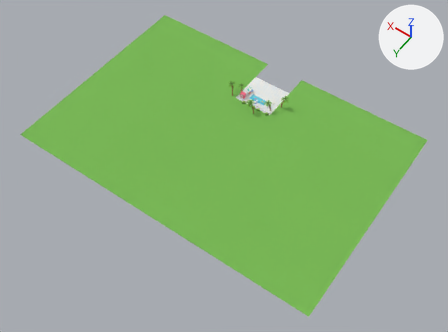
The glTF model environments/pool.glb: old version first, new version second.
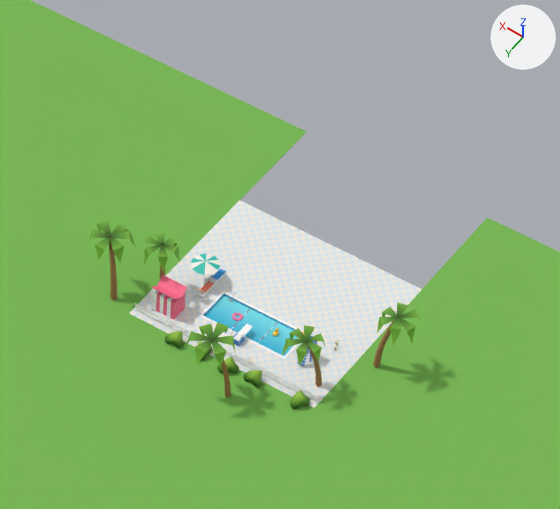
Each version appears first whole from a 50 mm lens placed at (-112.7, 192.2, 225.1), pointed at (-7.5, 44.9, -6.3), and next in a close-up on the part from 47% to 70% of the width and 12% to 40% of the height. The axes (+X, +Y, +Z) are drawn at upper right. The lights are the same throughout. The older version's two pictures come first. Where no turn or scale is listed for an object, it has been applied to the vertices. Vertices at exactly the same position are counted once.

Before the edit, the objects in view are built like this:
```python
me_lawn = bpy.data.meshes.new('Lawn')
me_lawn.from_pydata(...)  # 8 vertices, 12 faces; spans x -80.0..80.0, y -40.0..40.0, z 0.0
me_lawn.materials.append(mat_grassmat)  # green #77b851
me_palmtree_lod1 = bpy.data.meshes.new('PalmTree_LOD1')
me_palmtree_lod1.from_pydata(...)  # 50 vertices, 50 faces; spans x -0.32..3.53, y -0.22..6.45, z -2.62..1.79
me_palmtree_lod1.materials.append(mat_propvertexmat)
ob_lawn = bpy.data.objects.new('Lawn', me_lawn)
ob_lawn.location = (0.0, 50.12, -0.03)
ob_palm0 = bpy.data.objects.new('Palm0', me_palmtree_lod1)
ob_palm0.location = (-9.0, 7.6, 0.0)
ob_palm0.rotation_euler = (1.571, 0.0, 0.349)  # degrees (90, 0, 20)
ob_palm0.scale = (0.95, 0.95, 0.95)
ob_palm1 = bpy.data.objects.new('Palm1', me_palmtree_lod1)
ob_palm1.location = (10.4, 4.6, 0.0)
ob_palm1.rotation_euler = (1.571, 0.0, 1.745)  # degrees (90, 0, 100)
ob_palm1.scale = (0.9, 0.9, 0.9)
ob_palm2 = bpy.data.objects.new('Palm2', me_palmtree_lod1)
ob_palm2.location = (-12.0, 2.5, 0.0)
ob_palm2.rotation_euler = (1.571, 0.0, -2.793)  # degrees (90, 0, -160)
ob_palm3 = bpy.data.objects.new('Palm3', me_palmtree_lod1)
ob_palm3.location = (12.5, 9.5, 0.0)
ob_palm3.rotation_euler = (1.571, 0.0, -1.047)  # degrees (90, 0, -60)
ob_palm3.scale = (1.05, 1.05, 1.05)
ob_palm4 = bpy.data.objects.new('Palm4', me_palmtree_lod1)
ob_palm4.location = (-3.0, 13.5, 0.0)
ob_palm4.rotation_euler = (1.571, 0.0, 0.0)  # degrees (90, 0, 0)
ob_palm4.scale = (1.1, 1.1, 1.1)
# also in view: 'LawnR' at (45.1, -4.9, 0.0); 'LawnL' at (-45.1, -4.9, 0.0); 'Floor' at (0.0, 1.0, 0.0); 'Water' at (0.0, 4.8, -0.2)
```
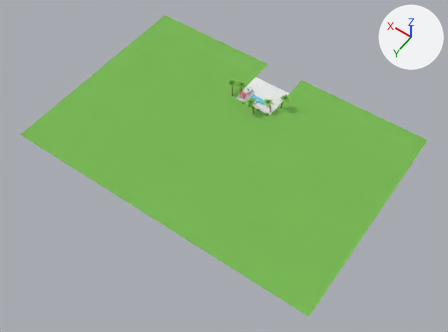
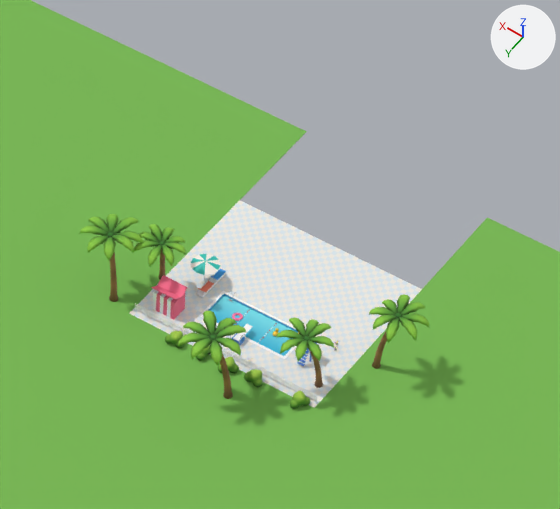
Pixel boxes [x1, y1, x2, y2] of what changed, in the close-ups (560 x 509 px):
'Palm4', reshaped (32% wider, 18% taller)
    before: [184, 322, 236, 397]
    after: [178, 310, 247, 399]
'Palm3', reshaped (30% wider, 9% taller)
    before: [87, 220, 136, 301]
    after: [79, 214, 143, 302]
'Palm2', reshaped (24% wider, 14% taller)
    before: [373, 303, 421, 368]
    after: [369, 295, 429, 369]
'Palm0', reshaped (34% wider, 13% taller)
    before: [282, 325, 325, 387]
    after: [276, 318, 334, 388]
'Palm1', reshaped (42% wider, 24% taller)
    before: [143, 234, 180, 279]
    after: [133, 224, 186, 280]
part 1 of me_palmtree_lod1, added
    after: [108, 232, 402, 341]
part 2 of me_palmtree_lod1, added
    after: [79, 225, 410, 361]
part 3 of me_palmtree_lod1, added
    after: [87, 235, 397, 366]
part 4 of me_palmtree_lod1, added
    after: [103, 227, 395, 356]
part 5 of me_palmtree_lod1, added
    after: [112, 224, 396, 338]
part 6 of me_palmtree_lod1, added
    after: [114, 231, 400, 343]
part 7 of me_palmtree_lod1, added
    after: [112, 217, 417, 341]
part 8 of me_palmtree_lod1, added
    after: [106, 214, 429, 339]
part 9 of me_palmtree_lod1, added
    after: [89, 217, 425, 354]
part 10 of me_palmtree_lod1, built on
    before: [87, 220, 421, 397]
    after: [109, 250, 387, 399]

The change in detail:
me_palmtree_lod1 is used by ob_palm0; location (-9.0, 7.6, 0.0); rotation (1.571, 0.0, 0.349), in degrees (90, 0, 20); scale (0.95, 0.95, 0.95).
me_palmtree_lod1 had 50 vertices, 50 faces and spanned x -0.32..3.53, y -0.22..6.45, z -2.62..1.79.
me_palmtree_lod1 now has 607 vertices, 1162 faces and spans x -1.24..4.35, y -0.25..7.09, z -3.26..2.42.
me_palmtree_lod1 part 1: a new loose piece, a UV sphere (10 segments, 6 rings, poles along y) spanning x 1.04..1.84, y 5.91..6.59, z -0.9..-0.06, in mat_propvertexmat.
me_palmtree_lod1 part 2: a new loose piece of 44 vertices spanning x 0.98..2.08, y 6.08..6.97, z -3.26..-0.5, in mat_propvertexmat.
me_palmtree_lod1 part 3: a new loose piece of 44 vertices spanning x -0.37..1.43, y 5.68..6.69, z -2.41..-0.49, in mat_propvertexmat.
me_palmtree_lod1 part 4: a new loose piece of 44 vertices spanning x -1.24..1.43, y 5.82..6.8, z -1.0..0.11, in mat_propvertexmat.
me_palmtree_lod1 part 5: a new loose piece of 44 vertices spanning x -0.47..1.43, y 6.23..7.09, z -0.46..1.69, in mat_propvertexmat.
me_palmtree_lod1 part 6: a new loose piece of 44 vertices spanning x 0.77..1.86, y 5.71..6.81, z -0.47..2.42, in mat_propvertexmat.
me_palmtree_lod1 part 7: a new loose piece of 44 vertices spanning x 1.45..3.6, y 5.99..7.01, z -0.47..1.81, in mat_propvertexmat.
me_palmtree_lod1 part 8: a new loose piece of 44 vertices spanning x 1.45..4.35, y 5.63..6.78, z -1.03..0.08, in mat_propvertexmat.
me_palmtree_lod1 part 9: a new loose piece of 44 vertices spanning x 1.45..3.54, y 5.84..6.87, z -2.59..-0.49, in mat_propvertexmat.
me_palmtree_lod1 part 10: 49 vertices removed from x -0.32..3.53, y -0.22..6.45, z -2.62..1.79; 100 vertices added at x -0.43..1.62, y -0.25..6.31, z -0.67..0.45.
Other edits to the shape of me_palmtree_lod1 do not show in these pictures.
